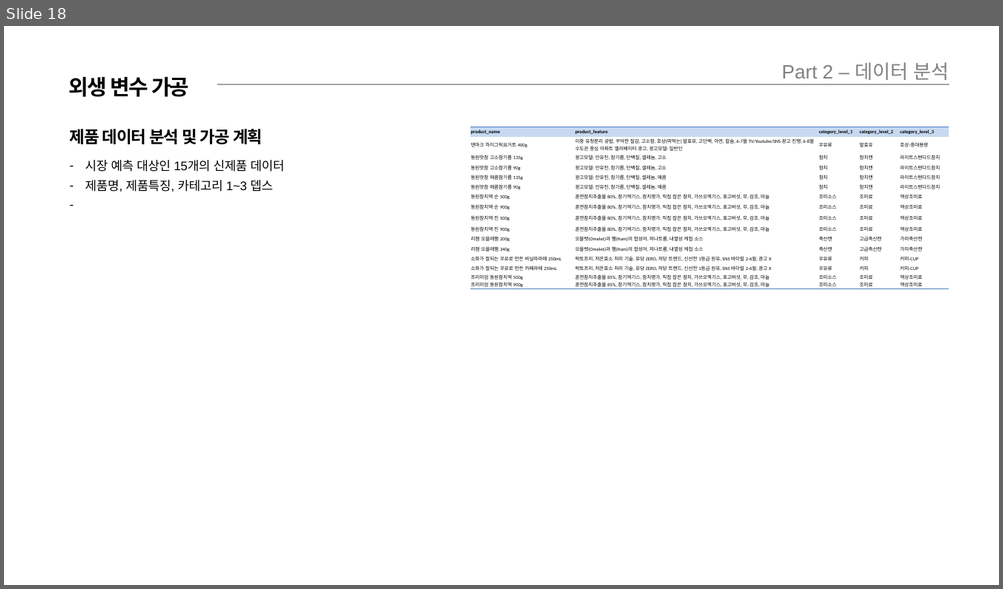
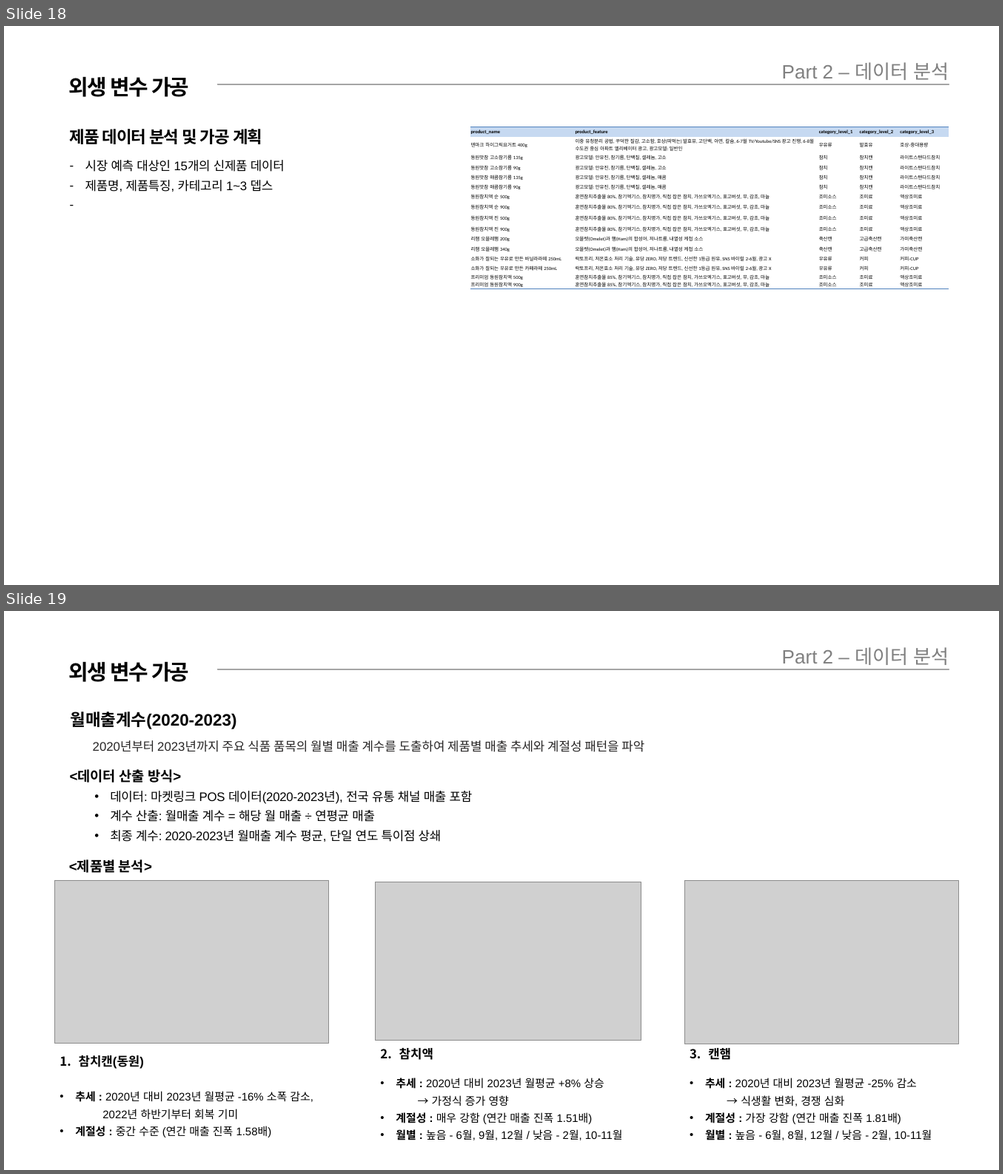
Before and after one commit to cwal8202/Chill_Tuna, a slide deck: 01_Planning/ChillTuna_LLM을 활용한 페르소나 시장조사+시뮬레이터_ver_2.2.pptx. Shown one above the other, each under a label of ours: slide 18 before the commit, slides 18 and 19 after it. The pictures are 1003x589 and 1003x1174 pixels, drawn with LibreOffice and Linux fonts; fonts in the diff are those of the drawing; grey boxes stand for pictures. Boxes give left, top, right and bottom in pixels: in the first picture for what was removed or moved away, otherwise in the second. Text is boxed around its words. In the diff, an @@ line names an element or a change of style, - is before the commit and + after.

Commit message:
ppt 제작 중간 공유+페르소나 챗봇용 데이터 추가

```diff
--- a/01_Planning/ChillTuna_LLM을 활용한 페르소나 시장조사+시뮬레이터_ver_2.2.pptx
+++ b/01_Planning/ChillTuna_LLM을 활용한 페르소나 시장조사+시뮬레이터_ver_2.2.pptx
@@ slide 19 added at (4,611,999,1170), background #FFFFFF @@
@@ text added at (782,647,949,665), 28 pt, text #808080 @@
+Part 2 – 데이터 분석
@@ text added at (69,661,189,682), 30.9 pt, text #000000, bold @@
+외생 변수 가공
@@ line added from (217, 669) to (949, 669), #000000 0.75 pt @@
@@ text added at (70,712,236,729), 24 pt, text #000000, bold @@
+월매출계수(2020-2023)
@@ text added at (93,741,644,752), 18 pt, text #272525 @@
+  2020년부터 2023년까지 주요 식품 품목의 월별 매출 계수를 도출하여 제품별 매출 추세와 계절성 패턴을 파악
@@ text added at (70,769,472,842), 18 pt, text #000000 @@
+<데이터 산출 방식>
+  • 데이터: 마켓링크 POS 데이터(2020-2023년), 전국 유통 채널 매출 포함
+  • 계수 산출: 월매출 계수 = 해당 월 매출 ÷ 연평균 매출
+  • 최종 계수: 2020-2023년 월매출 계수 평균, 단일 연도 특이점 상쇄
@@ text added at (69,860,152,874), 20 pt, text #000000, bold @@
+<제품별 분석>
@@ picture added at (55,880,329,1044) @@
@@ picture added at (375,882,640,1040) @@
@@ picture added at (684,880,959,1044) @@
@@ text added at (395,1048,623,1143), 16 pt, text #000000 @@
+2. 참치액
+• 추세 : 2020년 대비 2023년 월평균 +8% 상승
+  → 가정식 증가 영향
+• 계절성 : 매우 강함 (연간 매출 진폭 1.51배)
+• 월별 : 높음 - 6월, 9월, 12월 / 낮음 - 2월, 10-11월
@@ text added at (705,1048,932,1143), 16 pt, text #000000 @@
+3. 캔햄
+• 추세 : 2020년 대비 2023년 월평균 -25% 감소
+  → 식생활 변화, 경쟁 심화
+• 계절성 : 가장 강함 (연간 매출 진폭 1.81배)
+• 월별 : 높음 - 6월, 8월, 12월 / 낮음 - 2월, 10-11월
@@ text added at (75,1056,313,1138), 16 pt, text #000000 @@
+1. 참치캔(동원)
+• 추세 : 2020년 대비 2023년 월평균 -16% 소폭 감소,
+  2022년 하반기부터 회복 기미
+• 계절성 : 중간 수준 (연간 매출 진폭 1.58배)
```
Also in this commit, not shown: 4 slides changed, 2 other slides added, 1 slide removed, 28 other files.
